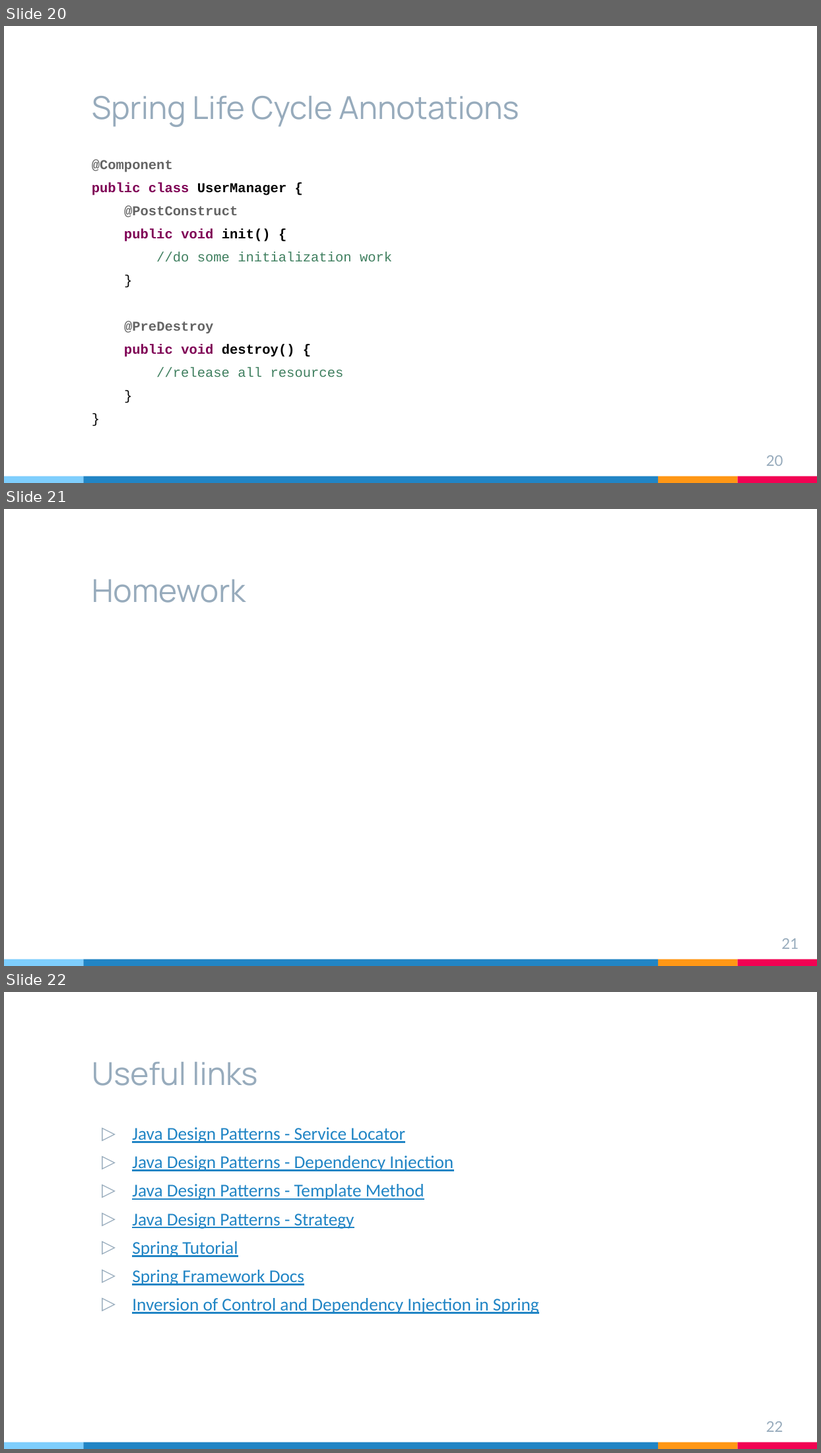
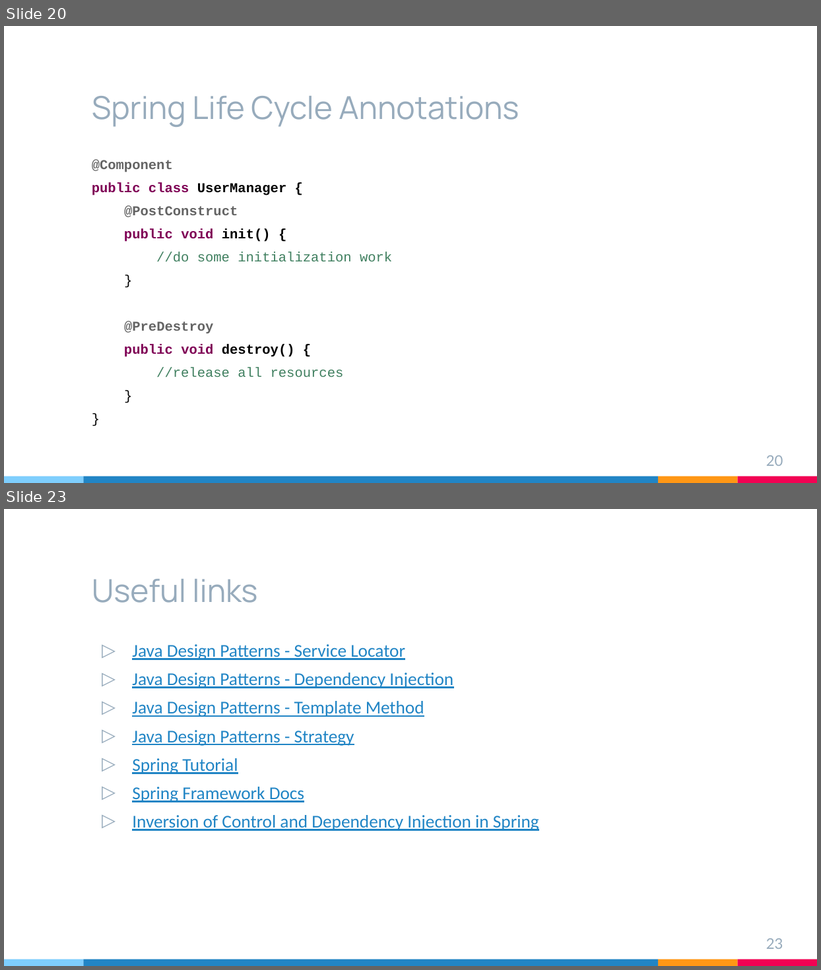
Before and after one commit to brahinets/GeekHub-J4W-9, a slide deck: Lectures/Lesson 16 - Spring Framework.pptx. Shown one above the other, each under a label of ours: slides 20, 21 and 22 before the commit, slides 20 and 23 after it; the slides between them are not shown. The pictures are 821x1453 and 821x970 pixels, drawn with LibreOffice and Linux fonts; fonts in the diff are those of the drawing. Boxes give left, top, right and bottom in pixels: in the first picture for what was removed or moved away, otherwise in the second. Text is boxed around its words. In the diff, an @@ line names an element or a change of style, - is before the commit and + after.

Commit message:
L16 Added homework into presentation

```diff
--- a/Lectures/Lesson 16 - Spring Framework.pptx
+++ b/Lectures/Lesson 16 - Spring Framework.pptx
@@ slide 21 removed at <box>4,509,817,966</box>, background #FFFFFF; not listed: 4 template elements that a slide beside it also shows @@
@@ rectangle removed at <box>4,512,16,537</box> @@
@@ title removed at <box>92,579,246,603</box> @@
-Homework
@@ page number removed at <box>781,939,799,949</box> @@
-21
@@ what was slide 22 is now slide 23 @@
@@ page number at <box>766,939,783,949</box>: text changed @@
-22
+23
```
Also in this commit, not shown: 2 slides added.
